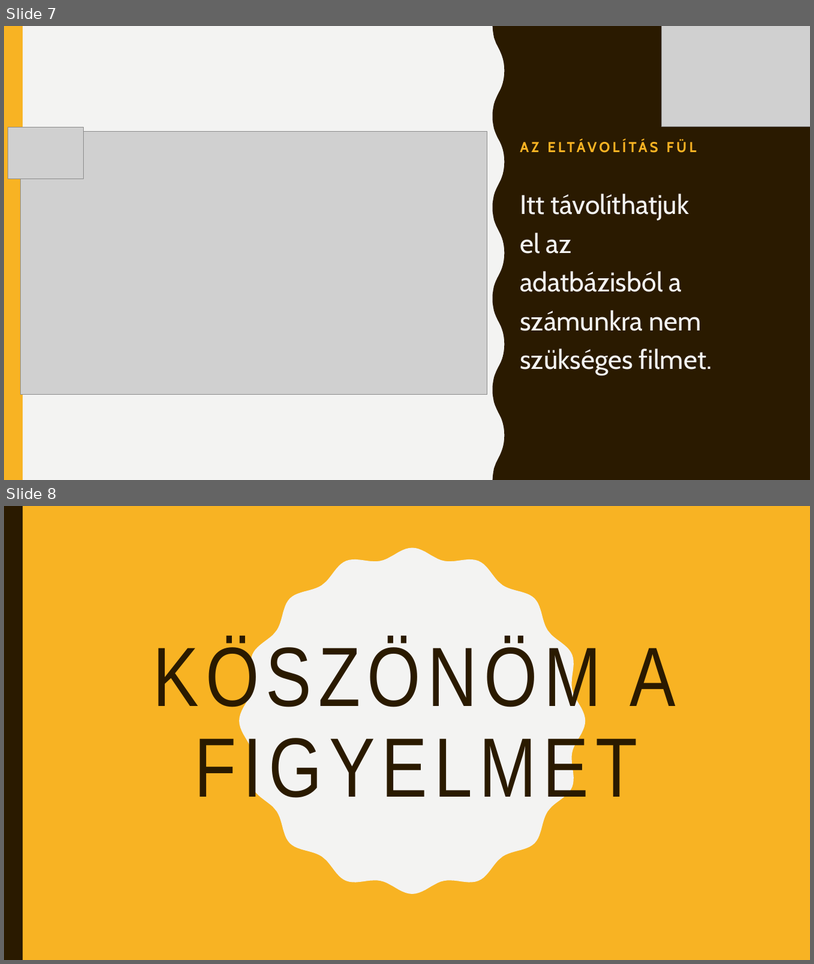
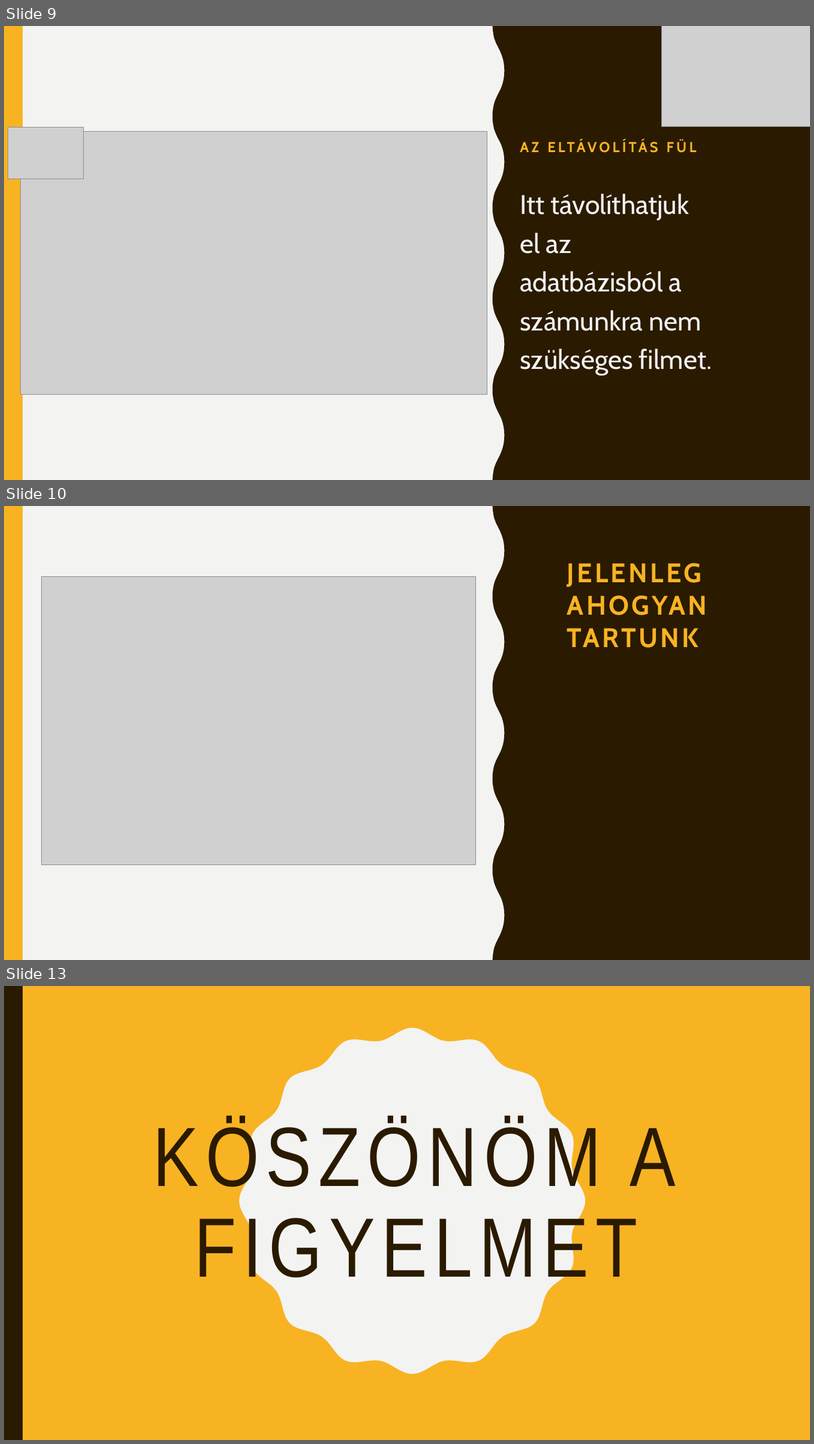
Before and after one commit to zorrrozotya/SFMproject, a slide deck: bemutato/Prezentacio.pptx. Shown one above the other, each under a label of ours: slides 7 and 8 before the commit, slides 9, 10 and 13 after it; the slides between them are not shown. The pictures are 814x964 and 814x1444 pixels, drawn with LibreOffice and Linux fonts; fonts in the diff are those of the drawing; grey boxes stand for pictures. Boxes give left, top, right and bottom in pixels: in the first picture for what was removed or moved away, otherwise in the second. Text is boxed around its words. In the diff, an @@ line names an element or a change of style, - is before the commit and + after.

```diff
--- a/bemutato/Prezentacio.pptx
+++ b/bemutato/Prezentacio.pptx
@@ slide 10 added at <box>4,506,810,960</box>, background #F3F3F2; not listed: 2 template elements that a slide beside it also shows @@
@@ picture added at <box>42,576,476,864</box> @@
@@ title added at <box>567,563,708,648</box>, 32 pt, text #F8B323, bold @@
+JELENLEG AHOGYAN TARTUNK
@@ what was slide 7 is now slide 9 @@
@@ what was slide 8 is now slide 13 @@
```
Also in this commit, not shown: 2 slides changed, 4 other slides added.
